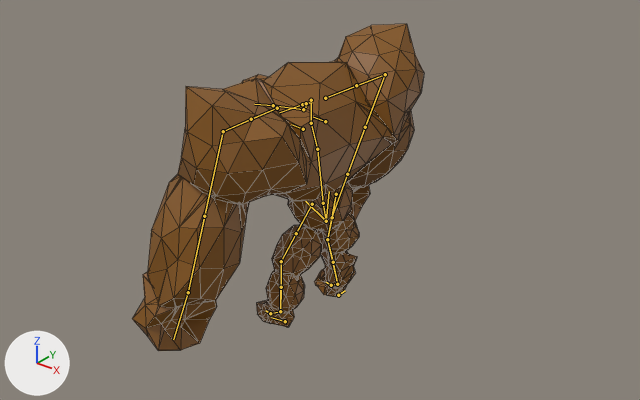
The Blender file Assets/Character Models/Golem Boss.blend as it was, and as the next commit left it.
Both versions are drawn from a 50 mm camera at (16.91, -21.11, 18.1) aimed at (0.85, -1.02, 5.65). The axes (+X, +Y, +Z) are drawn at lower left. The lights are the same throughout. The bones that bend it are drawn over the model as lines. Mesh edges are drawn as thin lines.
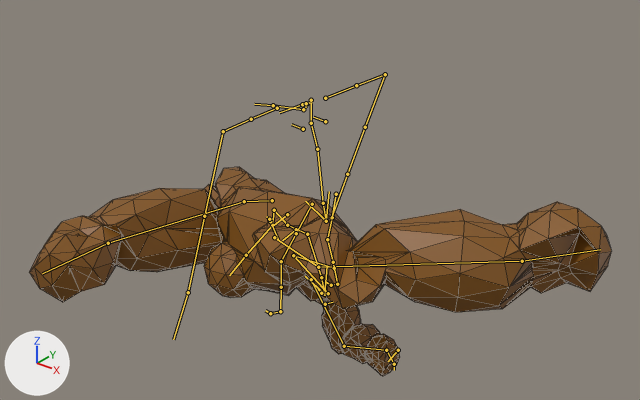
The newer file adds an action. The first version stands in its rest pose; the second is drawn at frame 38 of the action 'Sweep'.

Location of each change, [x1, y1, x2, y2] in pixels of the pictures (640 x 400 px):
```json
{"object": "Icosphere.014", "change": "posed", "before": [132, 24, 424, 351], "after": [29, 167, 612, 376], "on screen": "99% wider, 36% shorter"}
{"bone": "spine", "before": "(326, 221) to (323, 203)", "after": "(324, 294) to (321, 277)"}
{"bone": "spine.001", "before": "(323, 203) to (317, 149)", "after": "(321, 277) to (307, 234)"}
{"bone": "spine.002", "before": "(317, 149) to (311, 123)", "after": "(307, 234) to (287, 225)"}
{"bone": "forearm.L", "before": "(223, 131) to (188, 292)", "after": "(318, 267) to (522, 261)"}
{"bone": "upper_arm.R", "before": "(325, 98) to (385, 74)", "after": "(272, 200) to (244, 201)"}
{"bone": "forearm.R", "before": "(385, 74) to (347, 174)", "after": "(244, 201) to (108, 243)"}
{"bone": "thigh.L", "before": "(312, 204) to (281, 261)", "after": "(311, 279) to (344, 346)"}
{"bone": "shin.L", "before": "(281, 261) to (280, 311)", "after": "(344, 346) to (386, 350)"}
{"bone": "foot.L", "before": "(280, 311) to (270, 313)", "after": "(386, 350) to (394, 364)"}
{"bone": "thigh.R", "before": "(336, 194) to (327, 239)", "after": "(334, 268) to (293, 255)"}
{"bone": "shin.R", "before": "(327, 239) to (337, 284)", "after": "(293, 255) to (328, 293)"}
{"bone": "foot.R", "before": "(337, 284) to (331, 285)", "after": "(328, 293) to (321, 293)"}
```

Edits to the scene script, one JSON object a line:
```json
{"block": "bone_spine", "where": "bone_spine = bpy.data.objects['metarig'].pose.bones['spine']"}
{"op": "set", "path": "bone_spine.location", "old": "(0.0, 0.0, 0.0)", "new": "(-0.2, -2.81, 0.76)"}
{"block": "bone_spine_001", "where": "bone_spine_001 = bpy.data.objects['metarig'].pose.bones['spine.001']  # child of 'spine'"}
{"op": "set", "path": "bone_spine_001.rotation_quaternion", "old": "(1.0, 0.0, 0.0, 0.0)", "new": "(0.773, 0.094, 0.61, -0.142)", "note": "degrees (0, 0, 0) -> degrees (-7, 76, -26)"}
{"block": "bone_spine_002", "where": "bone_spine_002 = bpy.data.objects['metarig'].pose.bones['spine.002']  # child of 'spine.001'"}
{"op": "set", "path": "bone_spine_002.rotation_quaternion", "old": "(1.0, 0.0, 0.0, 0.0)", "new": "(0.942, 0.299, -0.105, 0.113)", "note": "degrees (0, 0, 0) -> degrees (34, -15, 9)"}
{"block": "bone_forearm_l", "where": "bone_forearm_l = bpy.data.objects['metarig'].pose.bones['forearm.L']  # child of 'upper_arm.L'"}
{"op": "set", "path": "bone_forearm_l.rotation_quaternion", "old": "(1.0, 0.0, 0.0, 0.0)", "new": "(0.365, -0.462, 0.716, -0.375)", "note": "degrees (0, 0, 0) -> degrees (-117, 10, -108)"}
{"block": "bone_upper_arm_r", "where": "bone_upper_arm_r = bpy.data.objects['metarig'].pose.bones['upper_arm.R']  # child of 'shoulder.R'"}
{"op": "set", "path": "bone_upper_arm_r.rotation_quaternion", "old": "(1.0, 0.0, 0.0, 0.0)", "new": "(0.968, 0.156, 0.116, 0.155)", "note": "degrees (0, 0, 0) -> degrees (20, 10, 20)"}
{"block": "bone_forearm_r", "where": "bone_forearm_r = bpy.data.objects['metarig'].pose.bones['forearm.R']  # child of 'upper_arm.R'"}
{"op": "set", "path": "bone_forearm_r.rotation_quaternion", "old": "(1.0, 0.0, 0.0, 0.0)", "new": "(0.726, 0.659, -0.145, -0.132)", "note": "degrees (0, 0, 0) -> degrees (85, -2, -23)"}
{"block": "bone_thigh_l", "where": "bone_thigh_l = bpy.data.objects['metarig'].pose.bones['thigh.L']  # child of 'spine'"}
{"op": "set", "path": "bone_thigh_l.rotation_quaternion", "old": "(1.0, 0.0, 0.0, 0.0)", "new": "(0.856, 0.516, 0.028, -0.002)", "note": "degrees (0, 0, 0) -> degrees (62, 3, 2)"}
{"block": "bone_shin_l", "where": "bone_shin_l = bpy.data.objects['metarig'].pose.bones['shin.L']  # child of 'thigh.L'"}
{"op": "set", "path": "bone_shin_l.rotation_quaternion", "old": "(1.0, 0.0, 0.0, 0.0)", "new": "(0.922, 0.378, 0.012, -0.079)", "note": "degrees (0, 0, 0) -> degrees (44, 5, -8)"}
{"block": "bone_foot_l", "where": "bone_foot_l = bpy.data.objects['metarig'].pose.bones['foot.L']  # child of 'shin.L'"}
{"op": "set", "path": "bone_foot_l.rotation_quaternion", "old": "(1.0, 0.0, 0.0, 0.0)", "new": "(0.986, -0.15, 0.04, 0.053)", "note": "degrees (0, 0, 0) -> degrees (-17, 5, 5)"}
{"block": "bone_thigh_r", "where": "bone_thigh_r = bpy.data.objects['metarig'].pose.bones['thigh.R']  # child of 'spine'"}
{"op": "set", "path": "bone_thigh_r.rotation_quaternion", "old": "(1.0, 0.0, 0.0, 0.0)", "new": "(0.859, -0.478, 0.181, 0.033)", "note": "degrees (0, 0, 0) -> degrees (-59, 20, -7)"}
{"block": "bone_shin_r", "where": "bone_shin_r = bpy.data.objects['metarig'].pose.bones['shin.R']  # child of 'thigh.R'"}
{"op": "set", "path": "bone_shin_r.rotation_quaternion", "old": "(1.0, 0.0, 0.0, 0.0)", "new": "(0.632, 0.769, -0.079, 0.052)", "note": "degrees (0, 0, 0) -> degrees (101, -10, -3)"}
{"block": "bone_foot_r", "where": "bone_foot_r = bpy.data.objects['metarig'].pose.bones['foot.R']  # child of 'shin.R'"}
{"op": "set", "path": "bone_foot_r.rotation_quaternion", "old": "(1.0, 0.0, 0.0, 0.0)", "new": "(0.897, -0.358, 0.254, -0.056)", "note": "degrees (0, 0, 0) -> degrees (-48, 25, -18)"}
```
